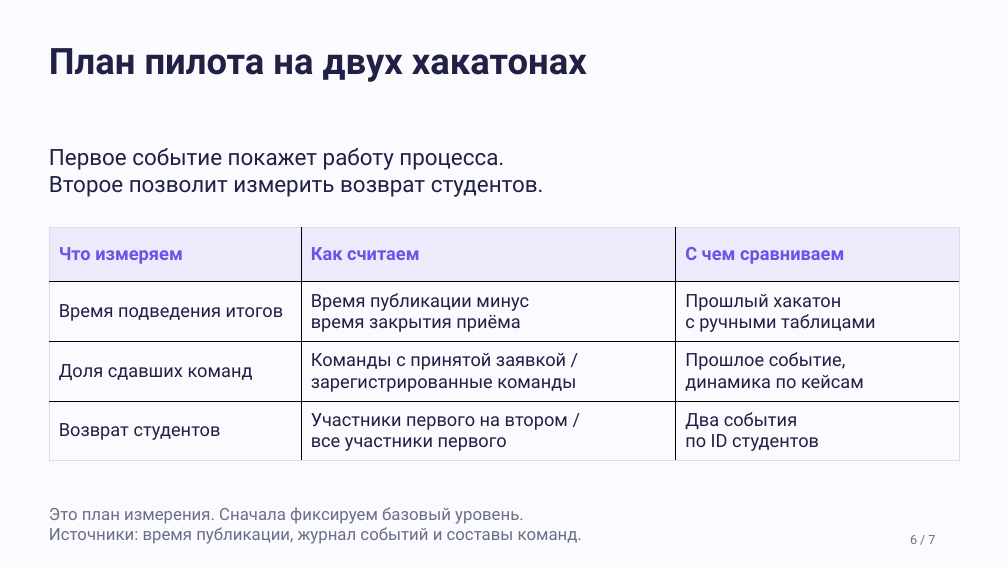
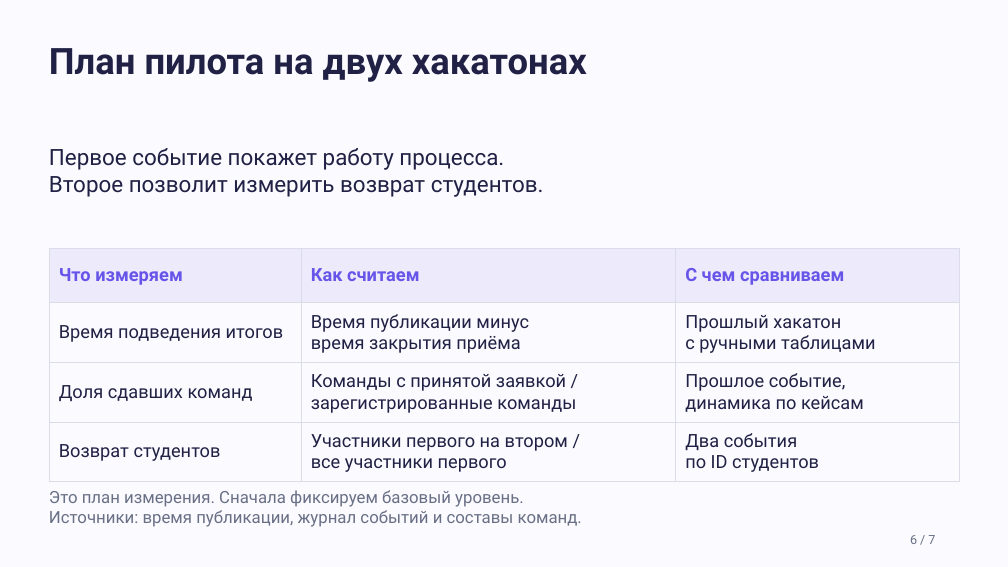
Before and after one commit to shakirovsport2005-dotcom/shakirov, a slide deck: slide 6 of docs/presentation.pptx. Drawn at 1008x567 pixels with LibreOffice and Linux fonts; fonts in the diff are those of the drawing. Boxes give left, top, right and bottom in pixels: in the first picture for what was removed or moved away, otherwise in the second. Text is boxed around its words. In the diff, an @@ line names an element or a change of style, - is before the commit and + after.

```diff
--- a/docs/presentation.pptx
+++ b/docs/presentation.pptx
@@ table at [49, 249, 959, 485] @@
@@ borders changed @@
@@ table: place and size @@
-table at [49, 228, 959, 455]
+table at [49, 249, 959, 485]
@@ text "Это план измерения. Сначала фиксируем ...": place and size @@
-text "Это план измерения. Сначала фиксируем ..." at [49, 507, 582, 544]
+text "Это план измерения. Сначала фиксируем ..." at [49, 490, 582, 527]
```
Also in this commit, not shown: 2 other slides changed, 1 other file.
